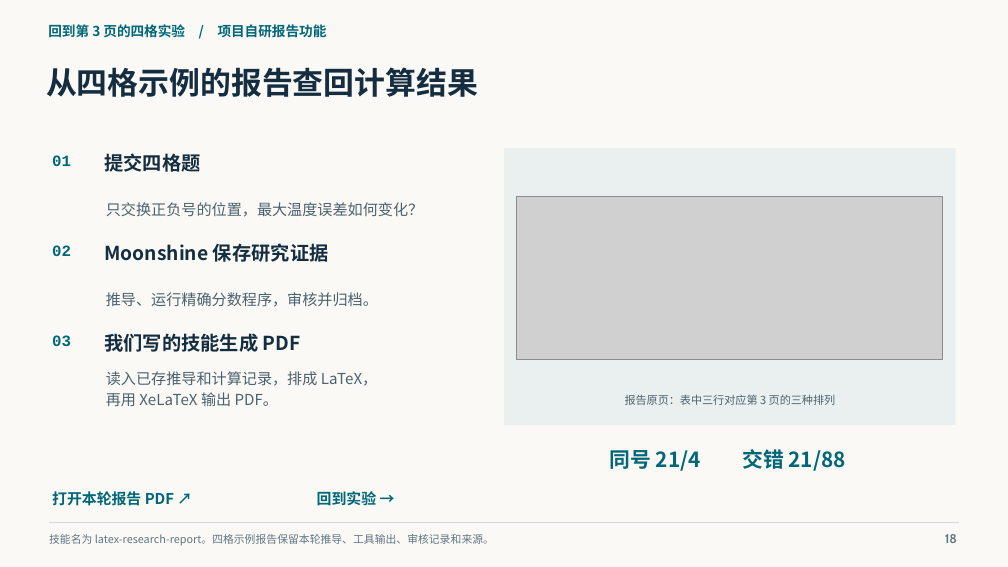
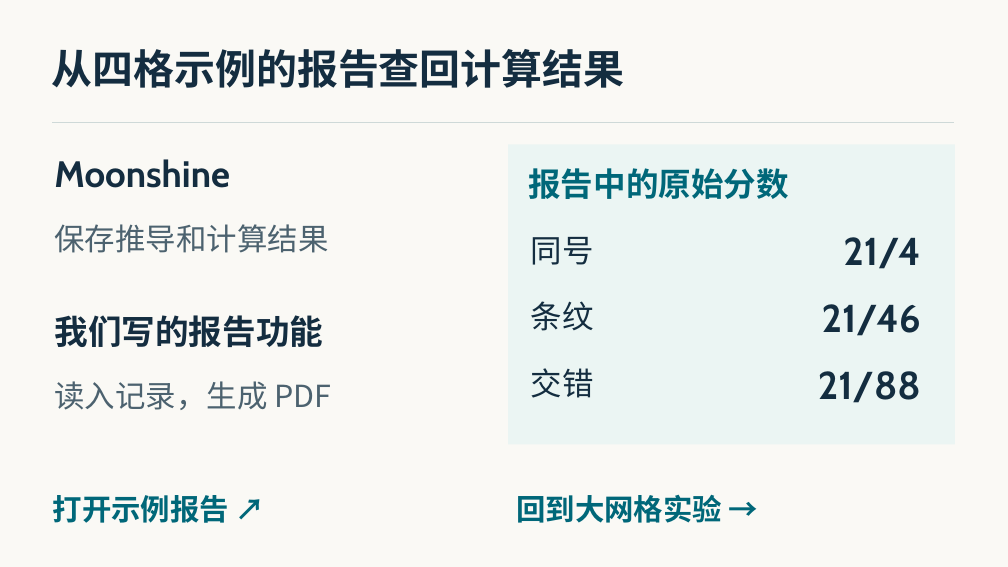
Before and after one commit to orgyuanbao/MoonshineThermalLab, a slide deck: slide 18 of MoonshineThermalLab/classroom/Moonshine热仿真课堂汇报.pptx. Drawn at 1008x567 pixels with LibreOffice and Linux fonts; fonts in the diff are those of the drawing; grey boxes stand for pictures. Boxes give left, top, right and bottom in pixels: in the first picture for what was removed or moved away, otherwise in the second. Text is boxed around its words. In the diff, an @@ line names an element or a change of style, - is before the commit and + after.

```diff
--- a/MoonshineThermalLab/classroom/Moonshine热仿真课堂汇报.pptx
+++ b/MoonshineThermalLab/classroom/Moonshine热仿真课堂汇报.pptx
@@ text removed at (48, 24, 327, 38) @@
-回到第 3 页的四格实验 / 项目自研报告功能
@@ text "从四格示例的报告查回计算结果": place and size @@
-text "从四格示例的报告查回计算结果" at (46, 67, 478, 97)
+text "从四格示例的报告查回计算结果" at (51, 49, 624, 88)
@@ text "从四格示例的报告查回计算结果" at (51, 49, 624, 88): size 29.4 to 39 pt @@
@@ line added from (52, 123) to (954, 123), #CED9D8 1.2 pt @@
@@ rectangle: place and size @@
-rectangle at (504, 148, 956, 425)
+rectangle at (508, 144, 955, 445)
@@ rectangle at (508, 144, 955, 445): fill #EAF0EF to #EBF5F3 @@
@@ text removed at (52, 155, 71, 166) @@
-01
@@ text added at (54, 159, 230, 188), 35 pt, text #142D40, bold @@
+Moonshine
@@ text at (528, 168, 788, 199): text changed; size 14.4 to 31 pt; text colour #4C626F to #006779; bold on @@
-推导、运行精确分数程序，审核并归档。
+报告中的原始分数
@@ text removed at (106, 202, 424, 217) @@
-只交换正负号的位置，最大温度误差如何变化？
@@ picture removed at (516, 197, 943, 360) @@
@@ text at (54, 224, 328, 253): text changed; size 18.3 to 29 pt; text colour #142D40 to #4C626F; bold off @@
-提交四格题
+保存推导和计算结果
@@ text added at (531, 237, 594, 265), 30 pt, text #142D40 @@
+同号
@@ text added at (843, 237, 920, 269), 37 pt, text #142D40, bold @@
+21/4
@@ text removed at (52, 245, 71, 256) @@
-02
@@ text removed at (104, 243, 329, 262) @@
-Moonshine 保存研究证据
@@ text at (54, 315, 323, 347): text changed; size 18.3 to 32 pt @@
-我们写的技能生成 PDF
+我们写的报告功能
@@ text added at (531, 301, 594, 331), 30 pt, text #142D40 @@
+条纹
@@ text added at (822, 304, 921, 336), 37 pt, text #142D40, bold @@
+21/46
@@ text removed at (52, 335, 71, 346) @@
-03
@@ text at (54, 381, 332, 410): text changed; size 14.4 to 29 pt @@
-读入已存推导和计算记录，排成 LaTeX，
-再用 XeLaTeX 输出 PDF。
+读入记录，生成 PDF
@@ text added at (531, 368, 594, 398), 30 pt, text #142D40 @@
+交错
@@ text at (818, 371, 921, 403): text changed; size 10.6 to 37 pt; font Noto Sans CJK SC to Cabin; text colour #4C626F to #142D40; bold on @@
-报告原页：表中三行对应第 3 页的三种排列
+21/88
@@ text removed at (610, 449, 846, 471) @@
-同号 21/4 交错 21/88
@@ text at (53, 495, 229, 523): text changed; size 14.2 to 28 pt @@
-打开本轮报告 PDF ↗
+打开示例报告 ↗
@@ text at (516, 494, 722, 523): text changed; size 14.2 to 28 pt @@
-回到实验 →
+回到大网格实验 →
@@ line removed from (49, 523) to (959, 523) @@
@@ text removed at (49, 534, 494, 546) @@
-技能名为 latex-research-report。四格示例报告保留本轮推导、工具输出、审核记录和来源。
@@ text removed at (945, 534, 957, 543) @@
-18
```
Also in this commit, not shown: 17 other slides changed.
